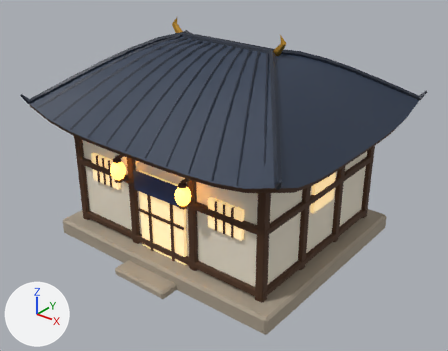
An edit to the glTF model public/assets/models/props/house.glb, drawn before and after from the same camera.
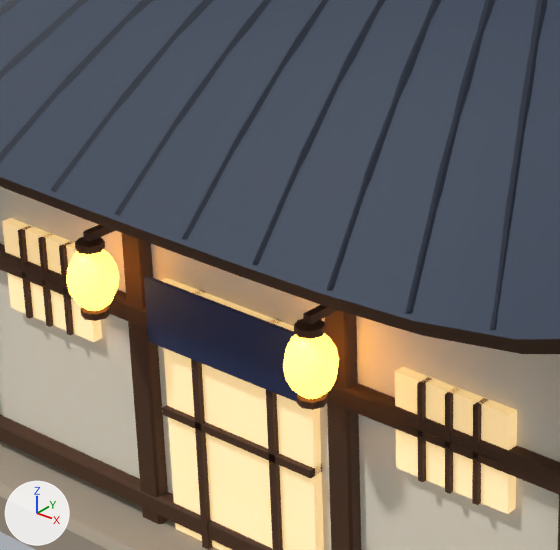
Old and new are each drawn whole from a 50 mm lens placed at (8.93, -11.23, 8.6), pointed at (0.25, -0.37, 1.87) and again close up on the part from 20% to 57% of the width and 25% to 72% of the height. Lighting does not change. The marker at lower left points along +X, +Y and +Z. The last two pictures show the newer version.

In view in the first close-up: 'house'.
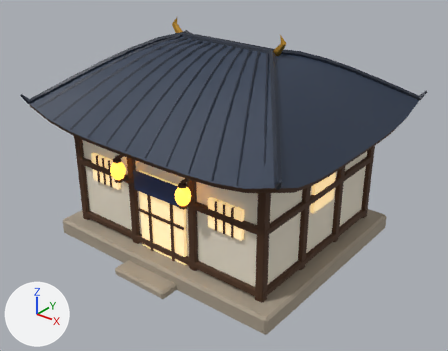
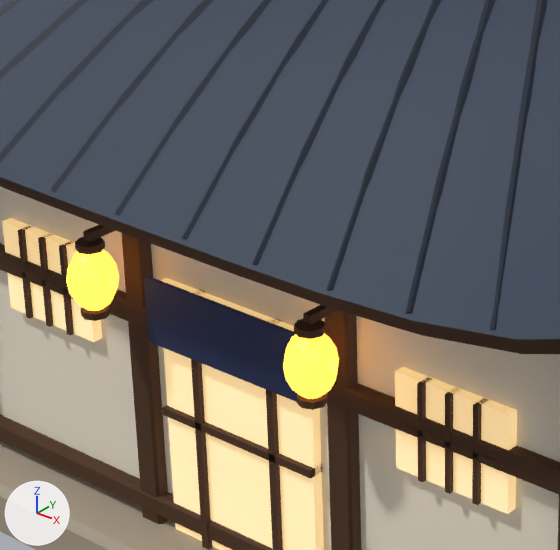
Diff of the bpy script that builds the scene:
```diff
--- a/public/assets/models/props/house.glb.py
+++ b/public/assets/models/props/house.glb.py
@@ mat_glow_warm @@
 mat_glow_warm = principled_material('glow_warm')
-mat_glow_warm.base_color = (1.0, 0.631, 0.216)  # beige #ffd080
+mat_glow_warm.base_color = (0.45, 0.19, 0.0245)  # orange #b3792b
 mat_glow_warm.roughness = 0.4
 mat_glow_warm.emission_color = (1.0, 0.423, 0.0545)  # orange #ffae42
-mat_glow_warm.emission_strength = 5.0
+mat_glow_warm.emission_strength = 2.5
```

Changed parts and their boxes [x1, y1, x2, y2] in the close-ups (560 x 550 px):
'house', recoloured, surface changed: [48, 207, 466, 410] in both
